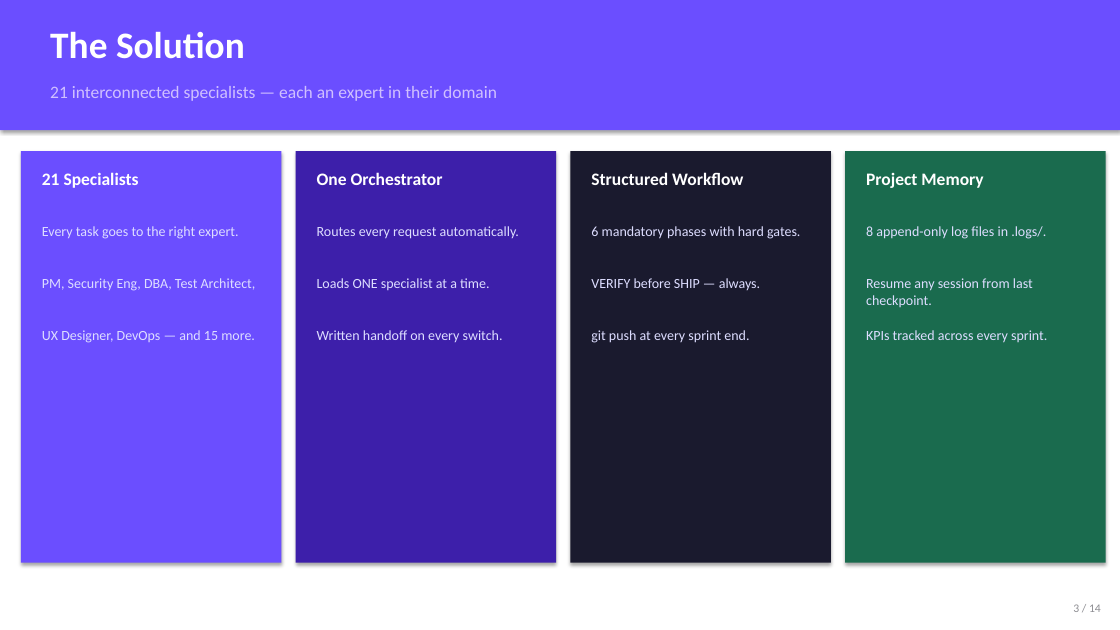
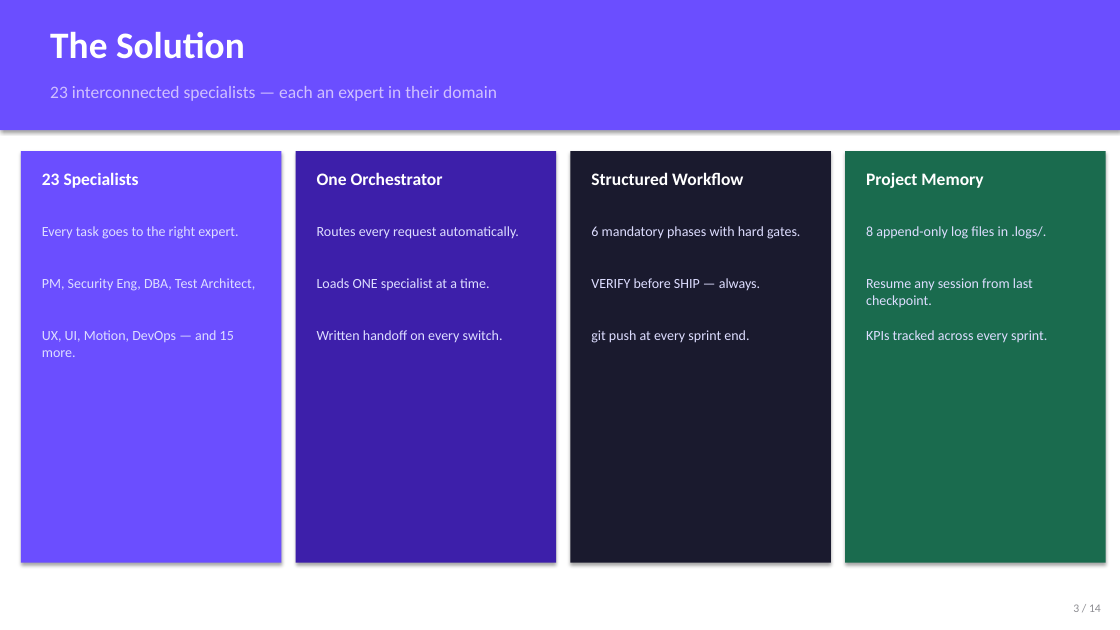
Before and after one commit to rhorba/CTS, a slide deck: slide 3 of claude-team-skills-pitch.pptx. Drawn at 1120x630 pixels with LibreOffice and Linux fonts; fonts in the diff are those of the drawing. Boxes give left, top, right and bottom in pixels: in the first picture for what was removed or moved away, otherwise in the second. Text is boxed around its words. In the diff, an @@ line names an element or a change of style, - is before the commit and + after.

```diff
--- a/claude-team-skills-pitch.pptx
+++ b/claude-team-skills-pitch.pptx
@@ text at box(50, 86, 497, 101): text changed @@
-21 interconnected specialists — each an expert in their domain
+23 interconnected specialists — each an expert in their domain
@@ text at box(42, 172, 139, 188): text changed @@
-21 Specialists
+23 Specialists
@@ text at box(42, 330, 234, 357): text changed @@
-UX Designer, DevOps — and 15 more.
+UX, UI, Motion, DevOps — and 15 more.
```
Also in this commit, not shown: 6 other slides changed, 27 other files.
